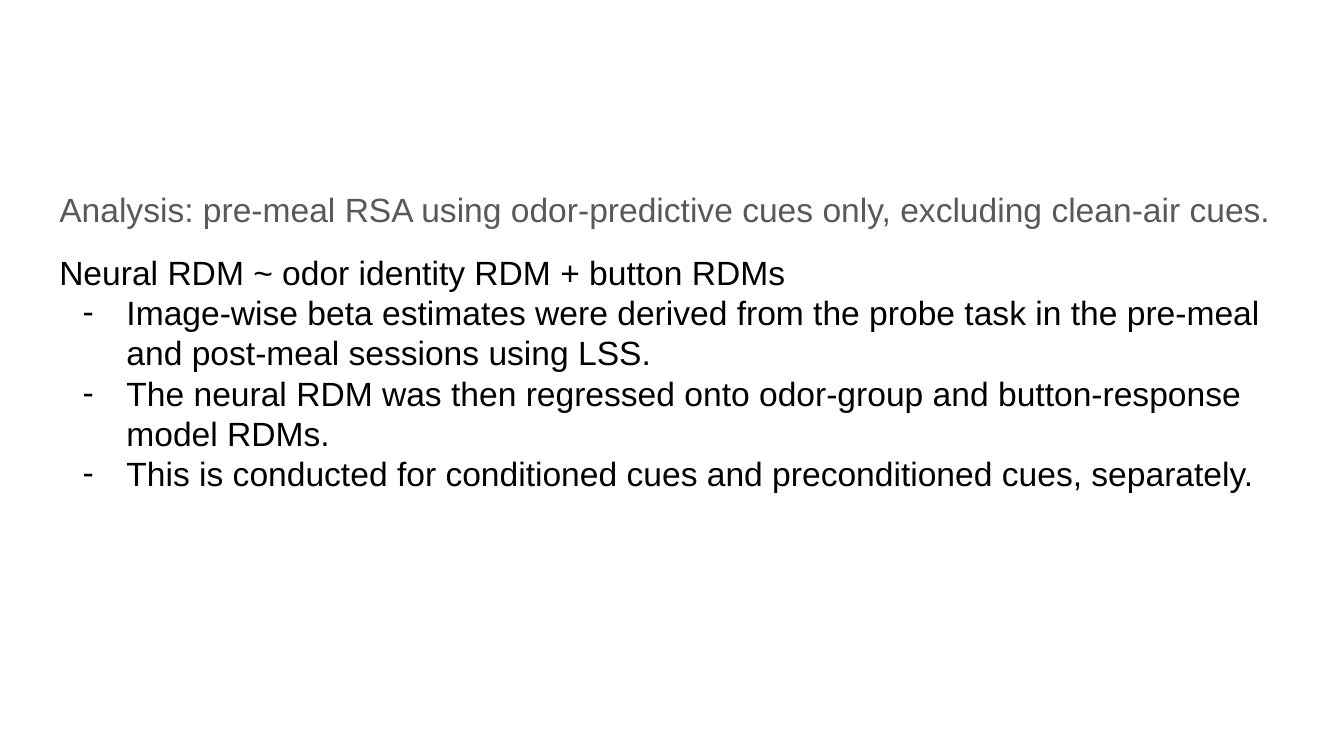
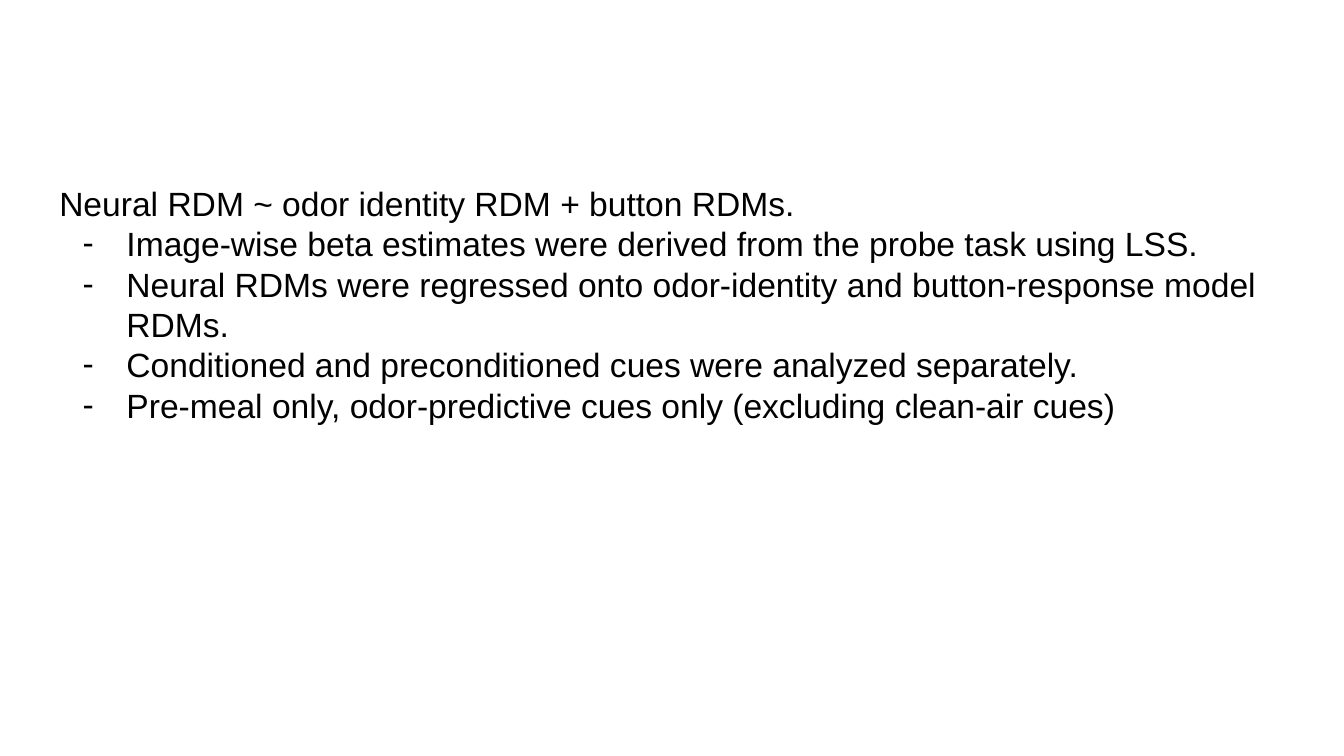
Before and after one commit to QingfangLiu/project-spcd, a slide deck: slide 3 of docs/SPCD fMRI results lab meeting.pptx. Drawn at 1344x756 pixels with LibreOffice and Linux fonts; fonts in the diff are those of the drawing. Boxes give left, top, right and bottom in pixels: in the first picture for what was removed or moved away, otherwise in the second. Text is boxed around its words. In the diff, an @@ line names an element or a change of style, - is before the commit and + after.

```diff
--- a/docs/SPCD fMRI results lab meeting.pptx
+++ b/docs/SPCD fMRI results lab meeting.pptx
@@ text at (59,191,1255,424): text changed @@
-Analysis: pre-meal RSA using odor-predictive cues only, excluding clean-air cues.
-Neural RDM ~ odor identity RDM + button RDMs
-– Image-wise beta estimates were derived from the probe task in the pre-meal and post-meal sessions using LSS.
-– The neural RDM was then regressed onto odor-group and button-response model RDMs.
-– This is conducted for conditioned cues and preconditioned cues, separately.
+Neural RDM ~ odor identity RDM + button RDMs.
+– Image-wise beta estimates were derived from the probe task using LSS.
+– Neural RDMs were regressed onto odor-identity and button-response model RDMs.
+– Conditioned and preconditioned cues were analyzed separately.
+– Pre-meal only, odor-predictive cues only (excluding clean-air cues)
```
Also in this commit, not shown: 13 other slides changed.
